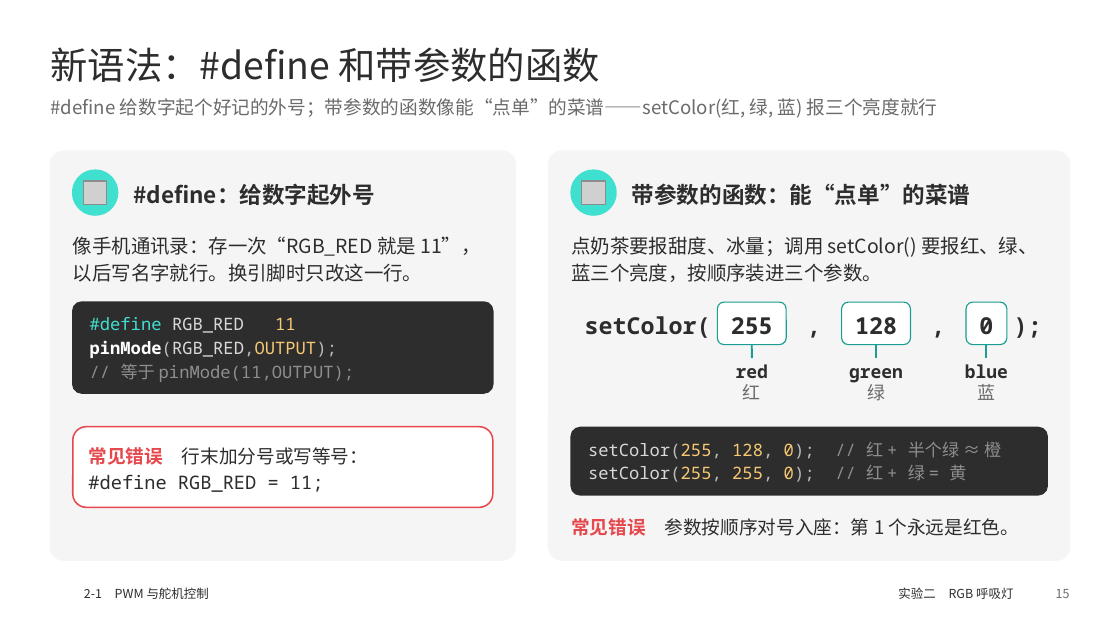
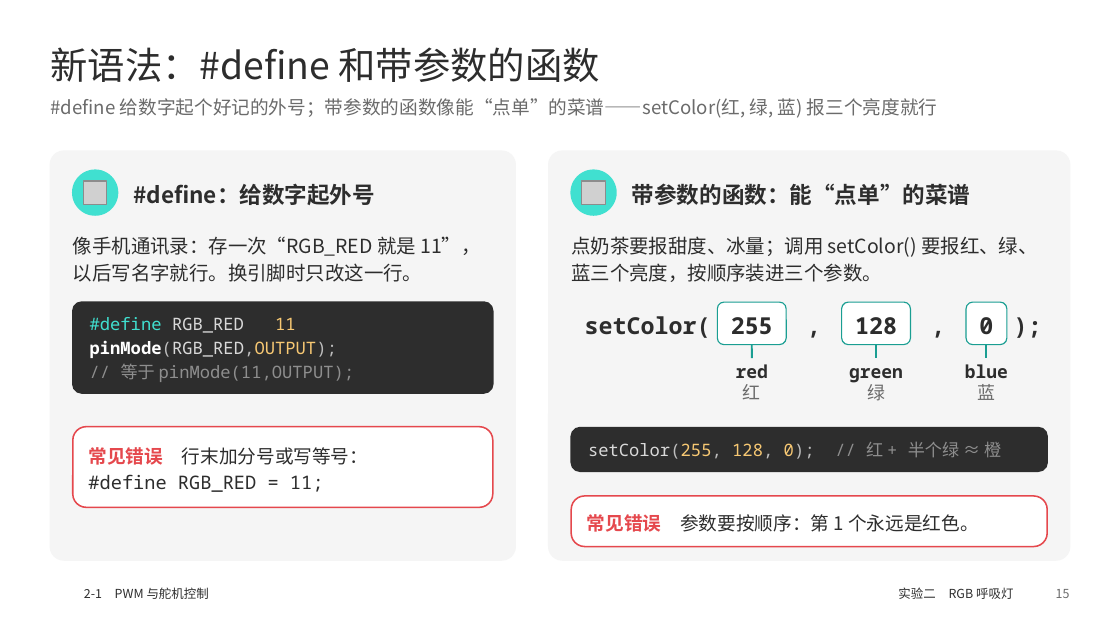
Before and after one commit to memoryzm214/Ericzm214, a slide deck: slide 15 of arduino-ppt/output/2-1_PWM_RGB呼吸灯_舵机_摇杆.pptx. Drawn at 1120x630 pixels with LibreOffice and Linux fonts; fonts in the diff are those of the drawing; grey boxes stand for pictures; background and template pictures are left out. Boxes give left, top, right and bottom in pixels: in the first picture for what was removed or moved away, otherwise in the second. Text is boxed around its words. In the diff, an @@ line names an element or a change of style, - is before the commit and + after.

```diff
--- a/arduino-ppt/output/2-1_PWM_RGB呼吸灯_舵机_摇杆.pptx
+++ b/arduino-ppt/output/2-1_PWM_RGB呼吸灯_舵机_摇杆.pptx
@@ rounded rectangle: place and size @@
-rounded rectangle at bbox=[571, 428, 1047, 495]
+rounded rectangle at bbox=[571, 428, 1047, 472]
@@ rounded rectangle at bbox=[571, 428, 1047, 472]: proportions changed @@
@@ text removed at bbox=[588, 465, 966, 482] @@
-setColor(255, 255, 0); // 红 + 绿 = 黄
@@ rounded rectangle added at bbox=[571, 496, 1047, 547], fill #FFFFFF, outline #E5484D 1 pt @@
@@ text "常见错误 参数要按顺序：第 1 个永远是红色。" at bbox=[587, 514, 979, 532]: vertical alignment top to middle @@
@@ text at bbox=[587, 514, 979, 532]: text changed @@
-常见错误 参数按顺序对号入座：第 1 个永远是红色。
+常见错误 参数要按顺序：第 1 个永远是红色。
```
Also in this commit, not shown: 10 other slides changed, 3 other files.
